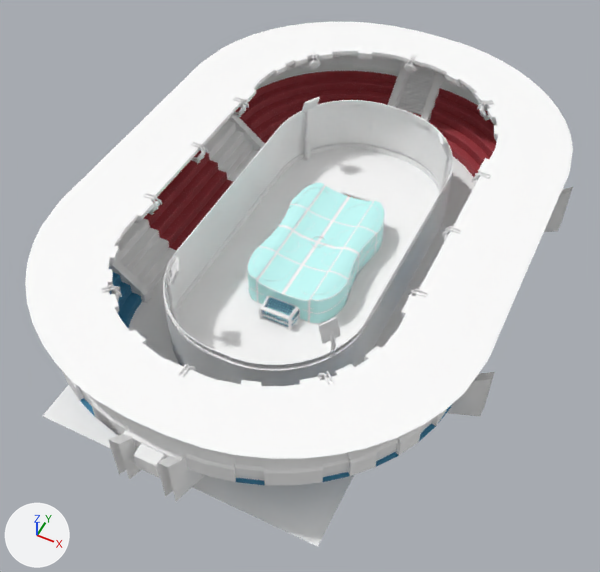
What one commit did to the FBX model Assets/Models/Arenas/Arena_1vs1_New/Arena_1vs1_New.fbx.
One viewpoint serves both versions: a camera (50 mm lens) standing at (190.0, -410.0, 476.0) and looking at (2.0, -35.0, 7.0). Lighting does not change. The marker at lower left points along +X, +Y and +Z. Objects named as collision shapes, trigger or cutter boxes, shadow casters or lower levels of detail are left out. Where no turn or scale is listed for an object, it has been applied to the vertices. Vertices at the same position are counted once.

Names of what the first picture shows: 'Door_Blue', 'Exterior', 'Light', 'Top', 'Walls'.
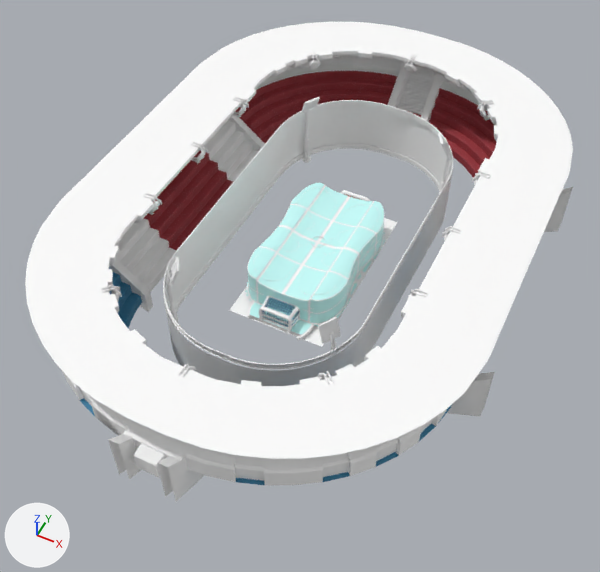
Where the change shows, as pixel boxes (x1, y1, x2, y2) in the pictures (600 x 572 px):
'Exterior', reshaped (9% shorter): before (25, 22, 573, 546); after (25, 22, 573, 501)
part 1 of me_mesh_006, deleted: before (43, 148, 475, 546)

The edits, one by one:
me_mesh_006 has 3408 vertices, 2712 faces and spans x -162.0..162.0, y -235.0..235.0, z -44.0..44.0.
me_mesh_006 is used by ob_exterior; location (0.0, 0.0, 34.4).
me_mesh_006 part 1: the loose piece of 318 vertices spanning x -103.0..103.0, y -212.0..212.0, z -33.0 is deleted.
